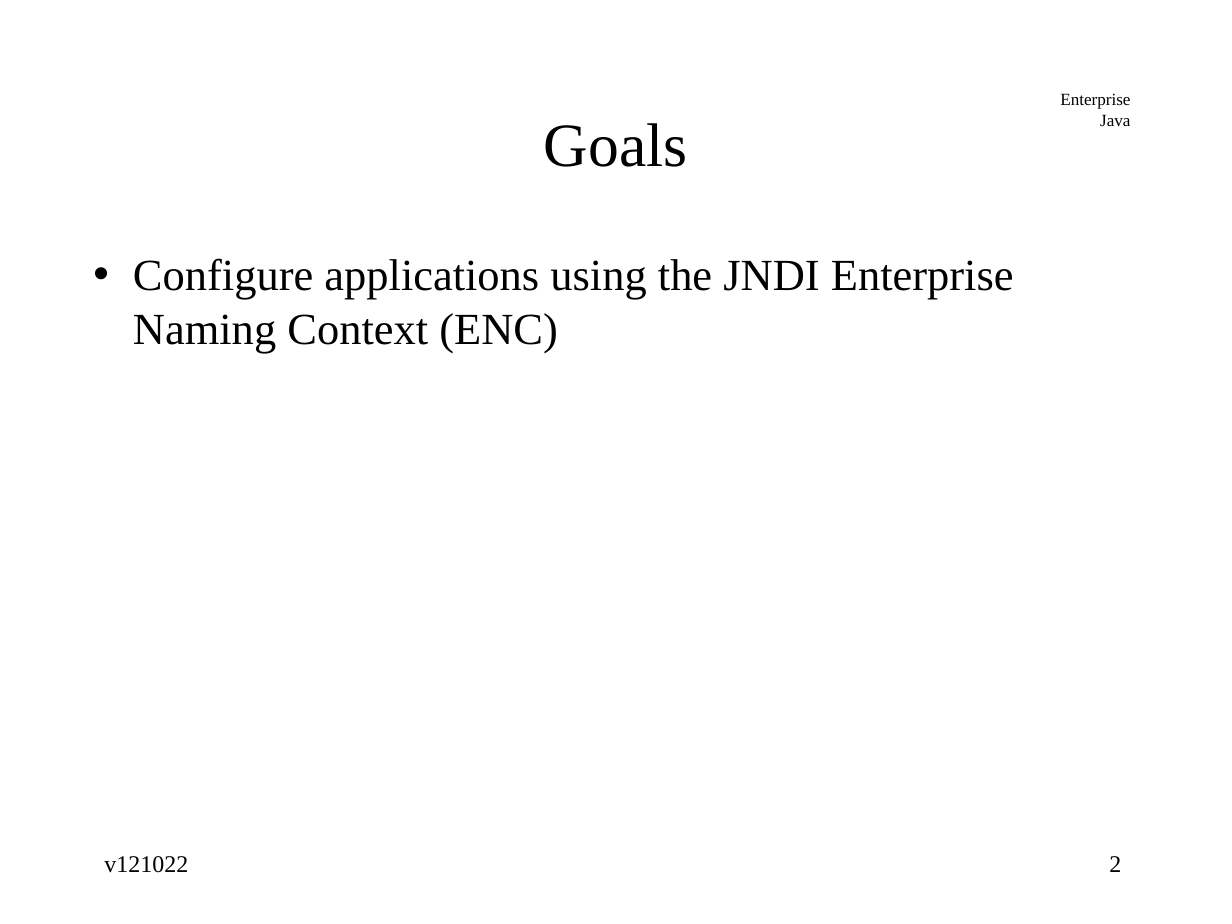
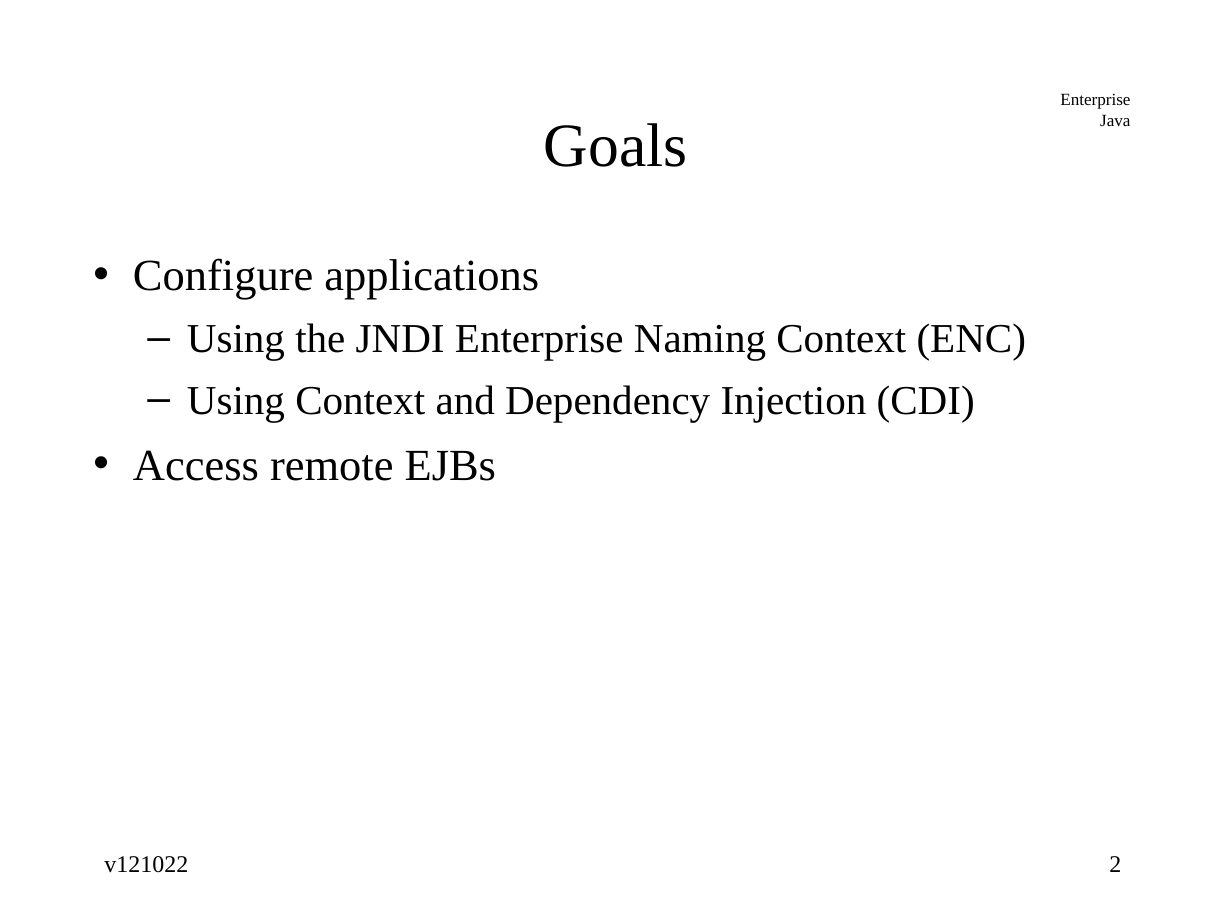
Before and after one commit to jcstaff/ejava-javaee, a slide deck: slide 2 of jndiDemo/src/site/resources/lectures/jndiENC.ppt. Drawn at 1232x924 pixels with LibreOffice and Linux fonts; fonts in the diff are those of the drawing. Boxes give left, top, right and bottom in pixels: in the first picture for what was removed or moved away, otherwise in the second. Text is boxed around its words. In the diff, an @@ line names an element or a change of style, - is before the commit and + after.

Commit message:
added JNDI naming scheme

```diff
--- a/jndiDemo/src/site/resources/lectures/jndiENC.ppt
+++ b/jndiDemo/src/site/resources/lectures/jndiENC.ppt
@@ text at bbox=[133, 258, 1026, 481]: text changed; size 26 to 24 pt @@
-• Configure applications using the JNDI Enterprise Naming Context (ENC)
+• Configure applications
+  – Using the JNDI Enterprise Naming Context (ENC)
+  – Using Context and Dependency Injection (CDI)
+• Access remote EJBs
```
Also in this commit, not shown: 10 other slides changed, 7 slides added.
